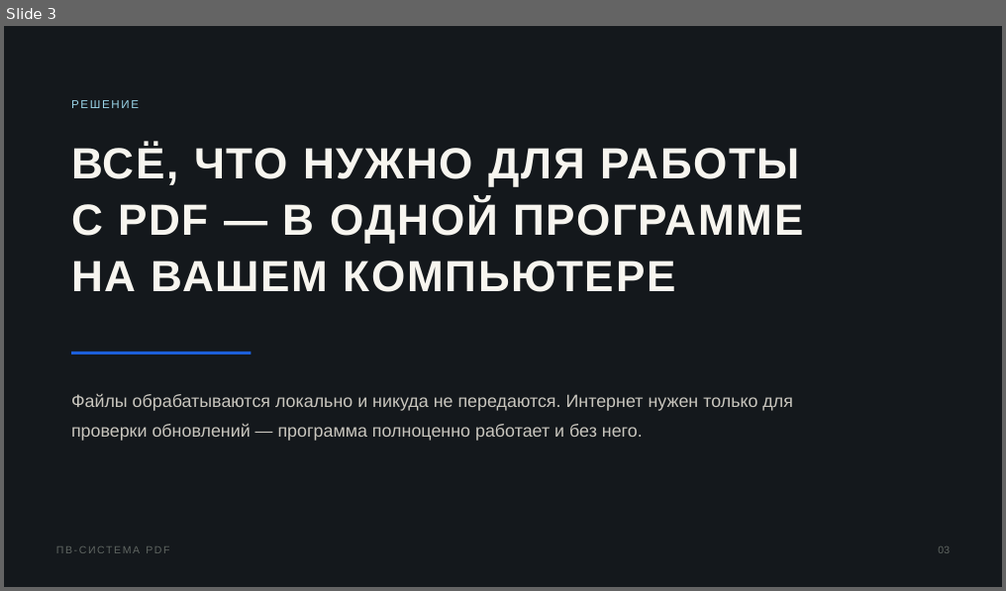
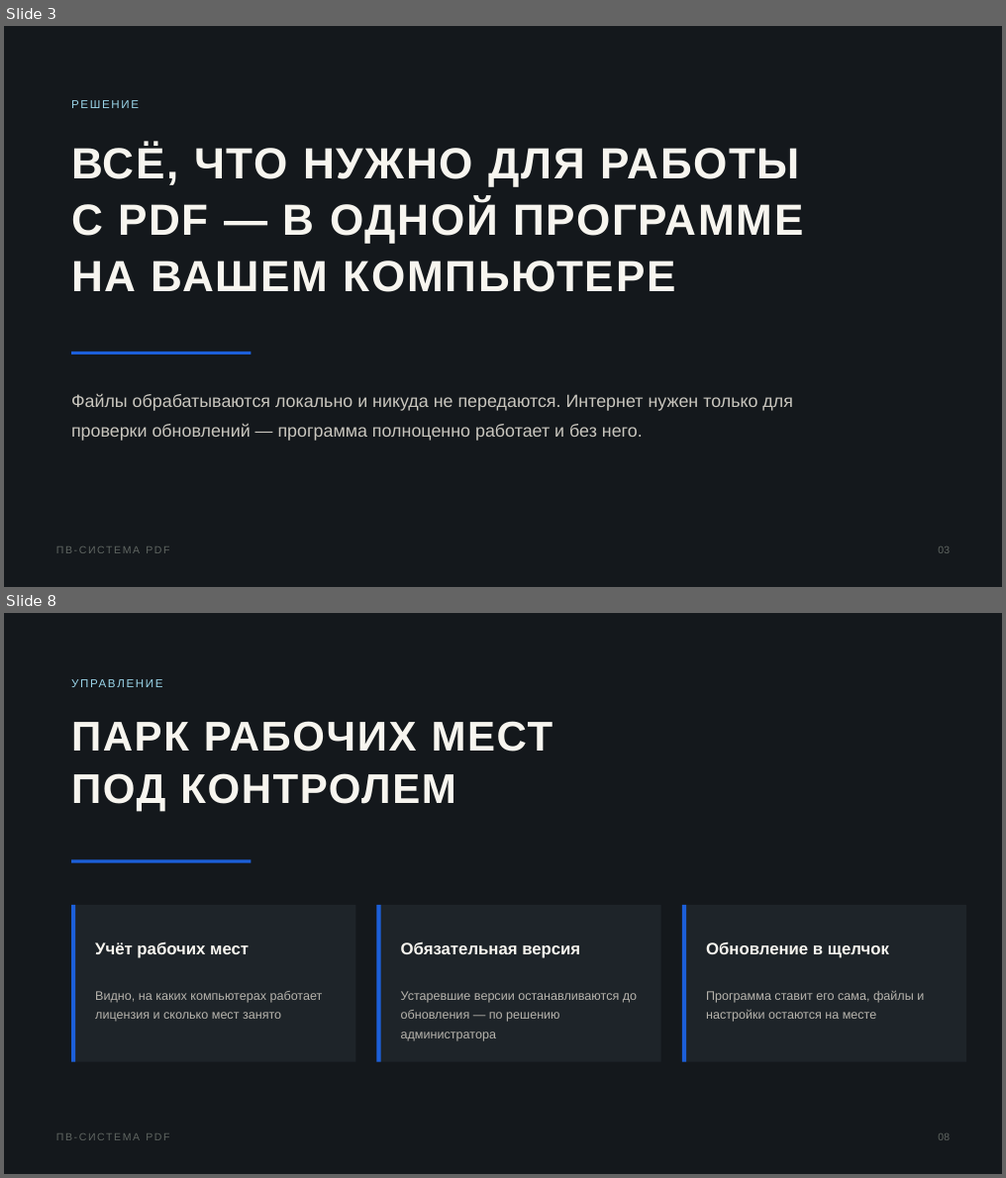
Before and after one commit to pvsistema/pdf-view-edit-convert, a slide deck: public/kp/Presentation-PVSistema-PDF.pptx. Shown one above the other, each under a label of ours: slide 3 before the commit, slides 3 and 8 after it; the slides between them are not shown. The pictures are 1006x591 and 1006x1178 pixels, drawn with LibreOffice and Linux fonts; fonts in the diff are those of the drawing. Boxes give left, top, right and bottom in pixels: in the first picture for what was removed or moved away, otherwise in the second. Text is boxed around its words. In the diff, an @@ line names an element or a change of style, - is before the commit and + after.

```diff
--- a/public/kp/Presentation-PVSistema-PDF.pptx
+++ b/public/kp/Presentation-PVSistema-PDF.pptx
@@ slide 8 added at [4,613,1002,1174], background #FFFFFF @@
@@ rectangle added at [4,613,1002,1174], fill #14181C @@
@@ text added at [71,672,670,695], 11 pt, text #9AD4E8 @@
+УПРАВЛЕНИЕ
@@ text added at [71,721,553,812], 40 pt, text #F7F5EF, bold @@
+ПАРК РАБОЧИХ МЕСТ
+ПОД КОНТРОЛЕМ
@@ rectangle added at [71,861,252,863], fill #1C5FD9 @@
@@ rectangle added at [71,905,355,1062], fill #1E2429 @@
@@ rectangle added at [71,905,76,1062], fill #1C5FD9 @@
@@ rectangle added at [377,905,661,1062], fill #1E2429 @@
@@ rectangle added at [377,905,381,1062], fill #1C5FD9 @@
@@ rectangle added at [682,905,966,1062], fill #1E2429 @@
@@ rectangle added at [682,905,687,1062], fill #1C5FD9 @@
@@ text added at [95,942,249,959], 16 pt, text #F7F5EF, bold @@
+Учёт рабочих мест
@@ text added at [401,942,580,959], 16 pt, text #F7F5EF, bold @@
+Обязательная версия
@@ text added at [706,942,889,959], 16 pt, text #F7F5EF, bold @@
+Обновление в щелчок
@@ text added at [95,991,323,1022], 12 pt, text #B6B3AC @@
+Видно, на каких компьютерах работает лицензия и сколько мест занято
@@ text added at [401,991,637,1042], 12 pt, text #B6B3AC @@
+Устаревшие версии останавливаются до обновления — по решению администратора
@@ text added at [706,990,924,1022], 12 pt, text #B6B3AC @@
+Программа ставит его сама, файлы и настройки остаются на месте
@@ text added at [56,1134,169,1141], 10 pt, text #606662 @@
+ПВ-СИСТЕМА PDF
@@ text added at [938,1134,949,1141], 10 pt, text #606662 @@
+08
```
Also in this commit, not shown: 7 slides changed, 1 other slide added, 1 other file.
